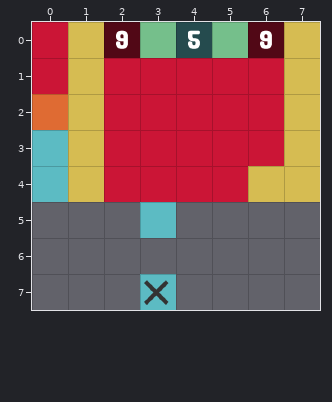
Two states of a Tiled map, spaders/src/map/debug/debug.tmx. Above is the file before it was changed.
Cells are 64x64 px. Shown: x 0..7, y 0..7.
Now the later version:
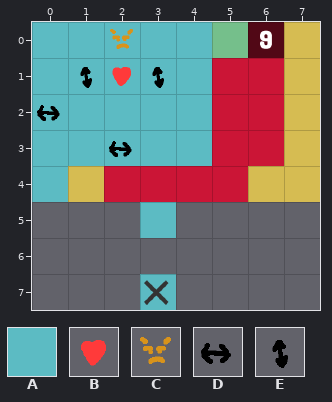
Key: from "spadersTileset": A 0, B 35, C 36, D 37, E 38.
_ is an empty cell.
Tiles of an added or newly shown layer are drawn over the layers below it.
What changed:
Layer "TestVerticalHorizontal" (now shown):
Tile A now appears in rows 0 to 2 at x 0 to 4; in row 3 at x 1 to 4.
Layer "_ADDON #4" (now shown):
Tile B now appears in row 1 at x 2.
Tile C now appears in row 0 at x 2.
Tile D now appears in row 2 at x 0; in row 3 at x 2.
Tile E now appears in row 1 at x 1 and 3.
